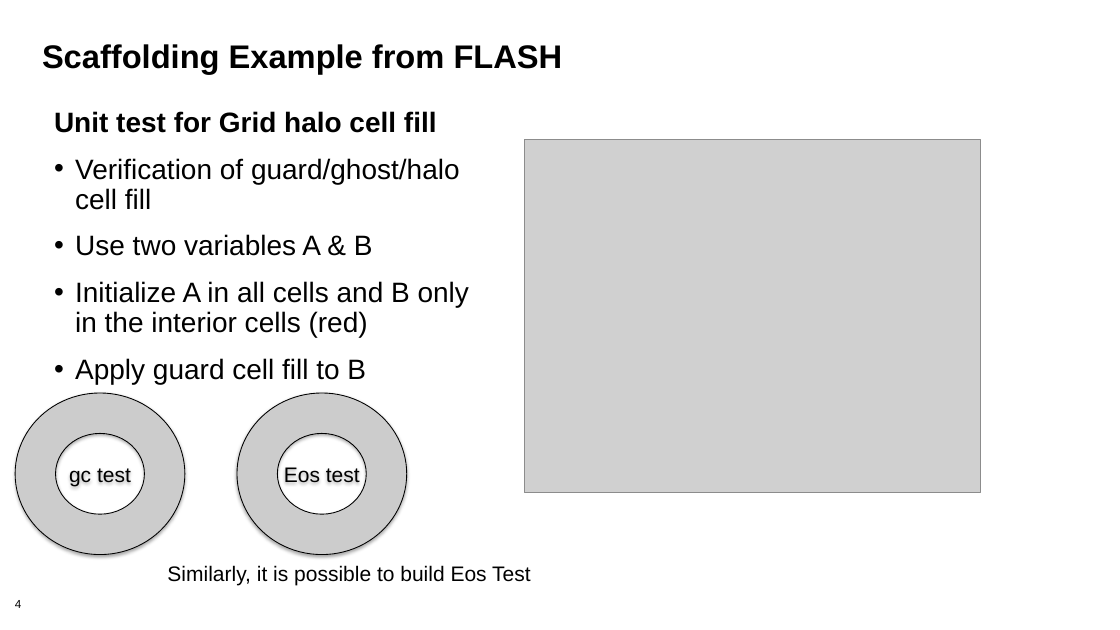
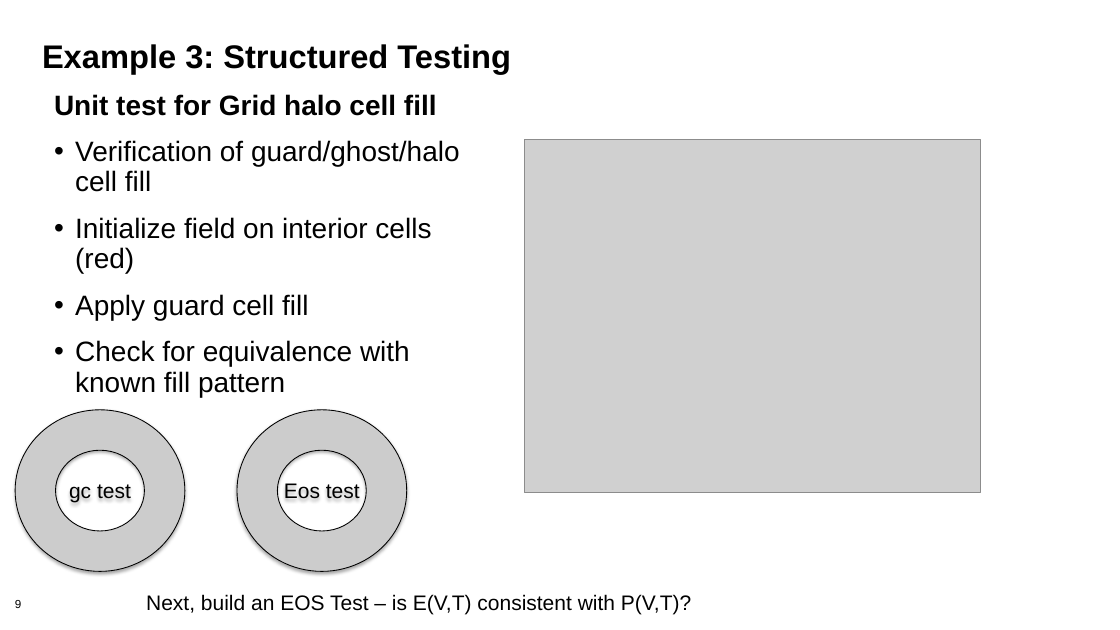
Before and after one commit to bssw-tutorial/presentations, a slide deck: slide 9 of testing2.pptx (slide 4 before the commit). Drawn at 1120x630 pixels with LibreOffice and Linux fonts; fonts in the diff are those of the drawing; grey boxes stand for pictures; background and template pictures are left out. Boxes give left, top, right and bottom in pixels: in the first picture for what was removed or moved away, otherwise in the second. Text is boxed around its words. In the diff, an @@ line names an element or a change of style, - is before the commit and + after.

Commit message:
Use the ISS testing presentations as the starting point for ISC.

```diff
--- a/testing2.pptx
+++ b/testing2.pptx
@@ title at (x1=42, y1=44, x2=511, y2=74): text changed @@
-Scaffolding Example from FLASH
+Example 3: Structured Testing
@@ text "Unit test for Grid halo ..." moved from (x1=54, y1=111, x2=469, y2=384) to (x1=54, y1=94, x2=460, y2=397) @@
@@ text at (x1=75, y1=217, x2=431, y2=397): text changed @@
-• Use two variables A & B
-• Initialize A in all cells and B only in the interior cells (red)
-• Apply guard cell fill to B
+• Initialize field on interior cells (red)
+• Apply guard cell fill
+• Check for equivalence with known fill pattern
@@ donut "gc test" moved from (x1=15, y1=393, x2=185, y2=555) to (x1=15, y1=410, x2=185, y2=571) @@
@@ donut "Eos test" moved from (x1=237, y1=393, x2=407, y2=555) to (x1=237, y1=410, x2=407, y2=571) @@
@@ text at (x1=146, y1=594, x2=691, y2=614): text changed @@
-Similarly, it is possible to build Eos Test
+Next, build an EOS Test – is E(V,T) consistent with P(V,T)?
@@ page number at (x1=15, y1=600, x2=21, y2=608): text changed @@
-4
+9
```
Also in this commit, not shown: 7 other slides changed, 6 slides added.
